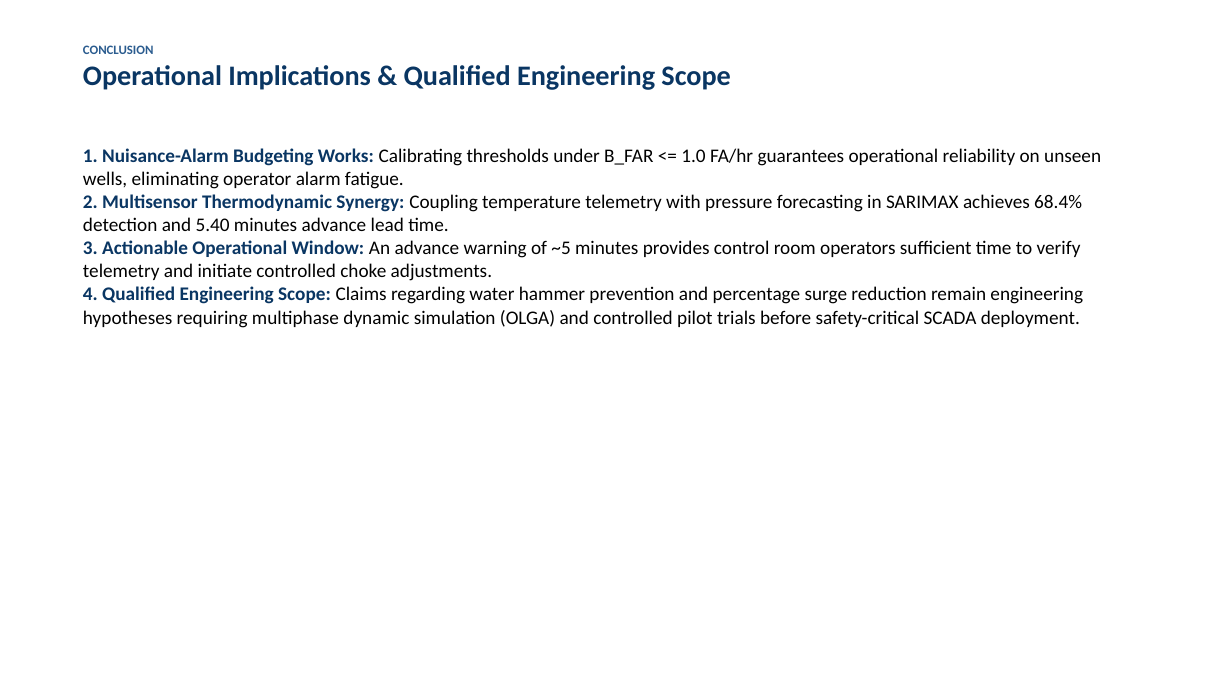
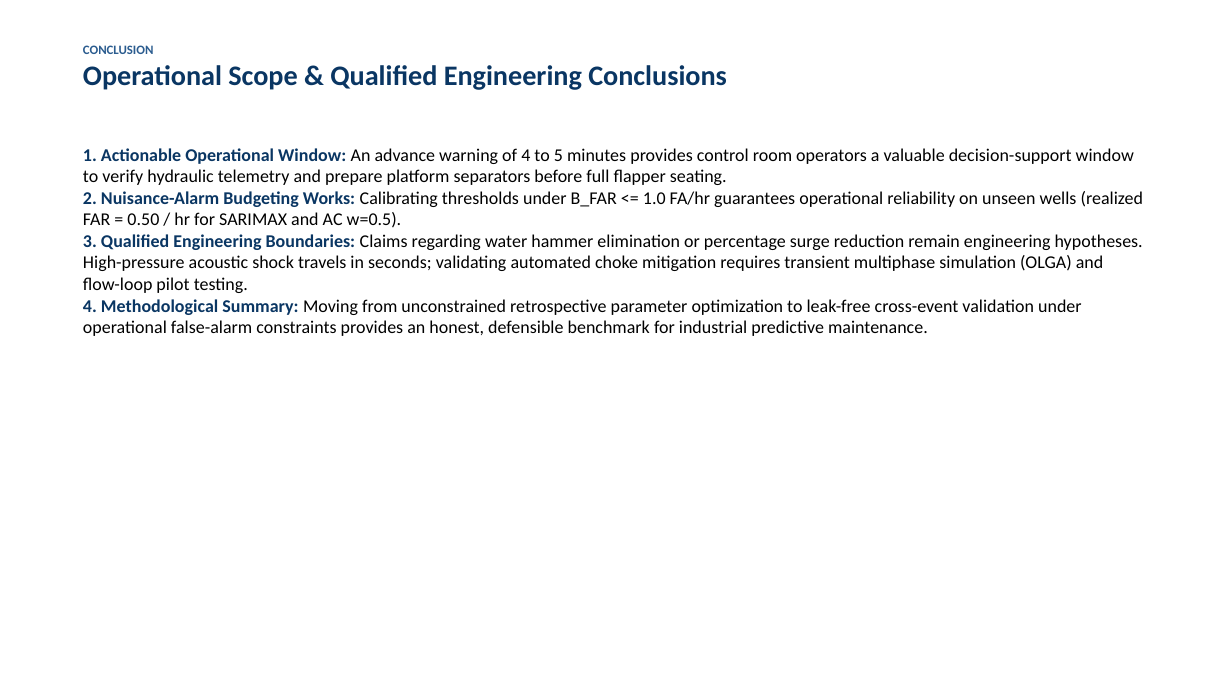
Before and after one commit to Ravva-78/tsa-oilguard, a slide deck: slide 8 of report/OILGUARD_Presentation.pptx. Drawn at 1232x693 pixels with LibreOffice and Linux fonts; fonts in the diff are those of the drawing. Boxes give left, top, right and bottom in pixels: in the first picture for what was removed or moved away, otherwise in the second. Text is boxed around its words. In the diff, an @@ line names an element or a change of style, - is before the commit and + after.

Commit message:
Restructure Technical Report and Slides into chronological 5-stage research journey: what was tried, results obtained, paradoxes discovered, and reconciled multi-protocol findings

```diff
--- a/report/OILGUARD_Presentation.pptx
+++ b/report/OILGUARD_Presentation.pptx
@@ text at box(83, 65, 727, 90): text changed @@
-Operational Implications & Qualified Engineering Scope
+Operational Scope & Qualified Engineering Conclusions
@@ text at box(83, 148, 1143, 336): text changed; size 15 to 14 pt @@
-1. Nuisance-Alarm Budgeting Works: Calibrating thresholds under B_FAR <= 1.0 FA/hr guarantees operational reliability on unseen wells, eliminating operator alarm fatigue.
-2. Multisensor Thermodynamic Synergy: Coupling temperature telemetry with pressure forecasting in SARIMAX achieves 68.4% detection and 5.40 minutes advance lead time.
-3. Actionable Operational Window: An advance warning of ~5 minutes provides control room operators sufficient time to verify telemetry and initiate controlled choke adjustments.
-4. Qualified Engineering Scope: Claims regarding water hammer prevention and percentage surge reduction remain engineering hypotheses requiring multiphase dynamic simulation (OLGA) and controlled pilot trials before safety-critical SCADA deployment.
+1. Actionable Operational Window: An advance warning of 4 to 5 minutes provides control room operators a valuable decision-support window to verify hydraulic telemetry and prepare platform separators before full flapper seating.
+2. Nuisance-Alarm Budgeting Works: Calibrating thresholds under B_FAR <= 1.0 FA/hr guarantees operational reliability on unseen wells (realized FAR = 0.50 / hr for SARIMAX and AC w=0.5).
+3. Qualified Engineering Boundaries: Claims regarding water hammer elimination or percentage surge reduction remain engineering hypotheses. High-pressure acoustic shock travels in seconds; validating automated choke mitigation requires transient multiphase simulation (OLGA) and flow-loop pilot testing.
+4. Methodological Summary: Moving from unconstrained retrospective parameter optimization to leak-free cross-event validation under operational false-alarm constraints provides an honest, defensible benchmark for industrial predictive maintenance.
```
Also in this commit, not shown: 4 other slides changed, 3 slides added, 3 slides removed, 3 other files.
